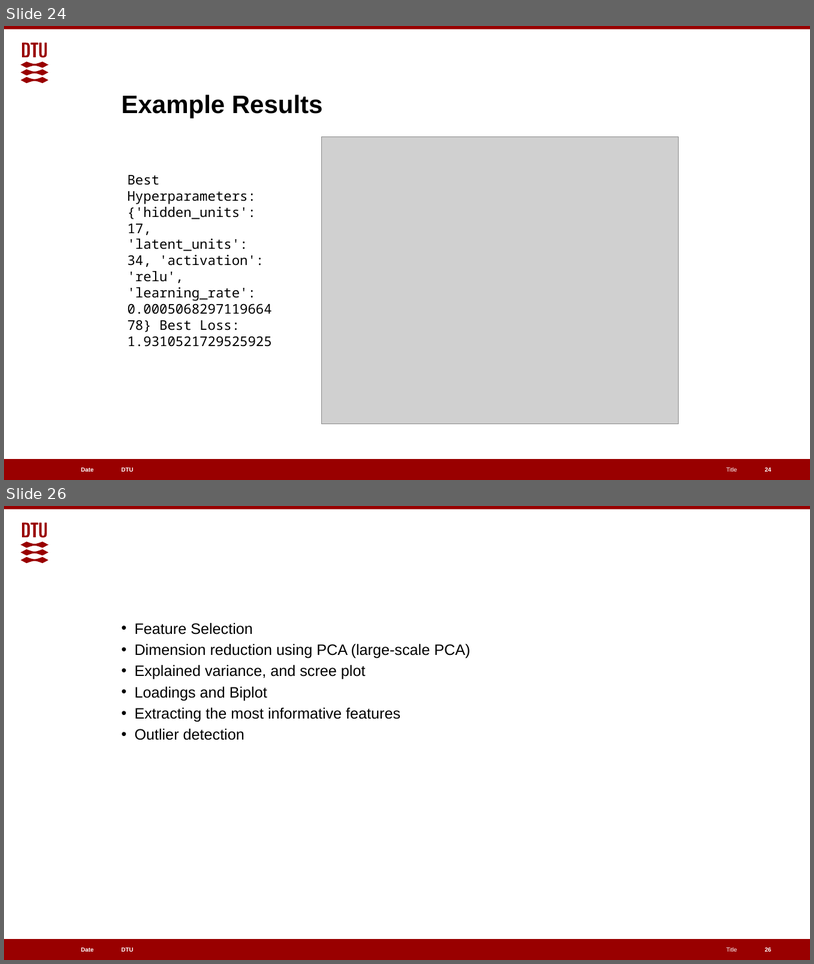
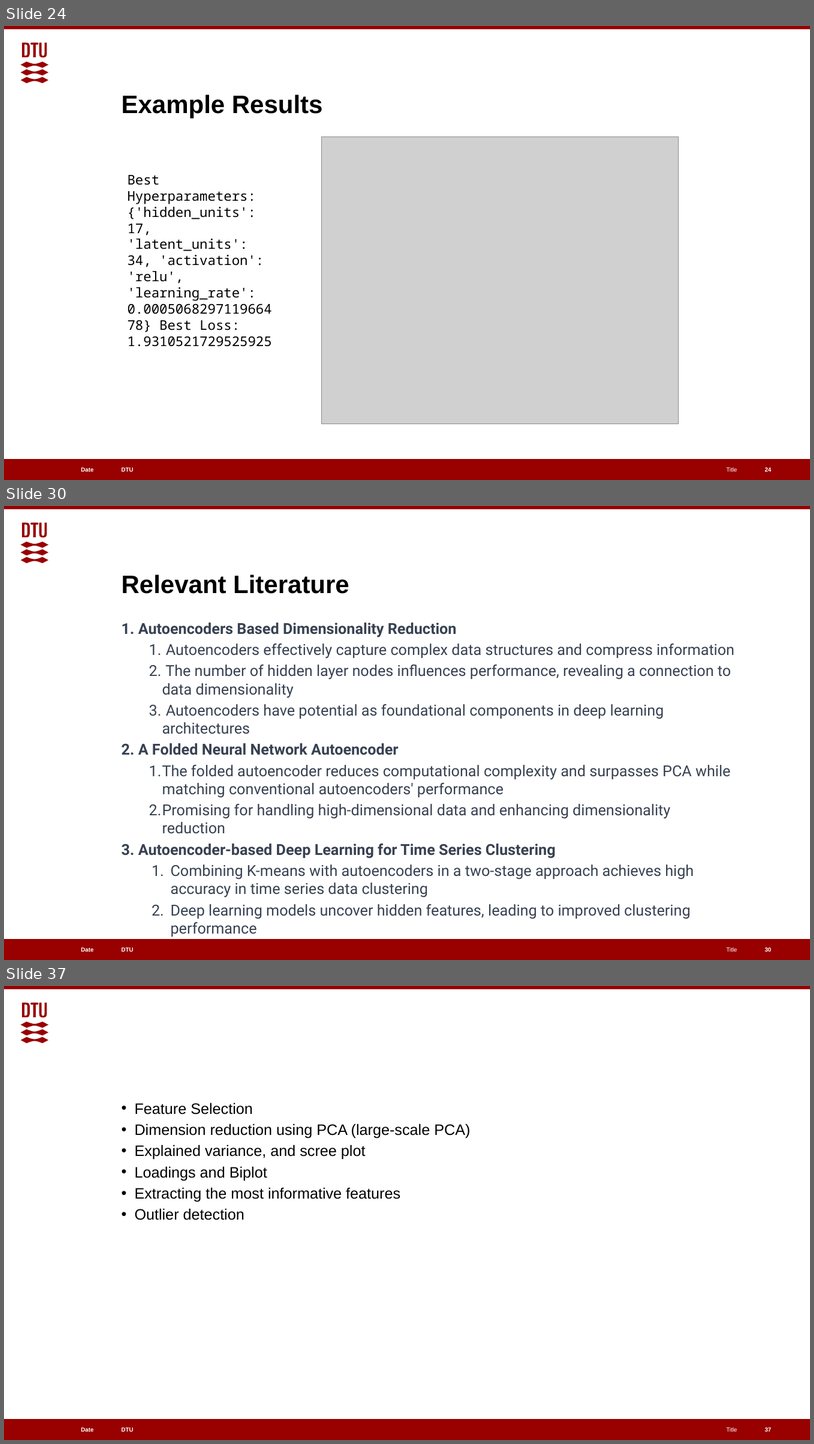
Before and after one commit to EGpineapples/Cell-Lifelines-Autoencoder, a slide deck: Classifying Metabolic Fluxes.pptx. Shown one above the other, each under a label of ours: slides 24 and 26 before the commit, slides 24, 30 and 37 after it; the slides between them are not shown. The pictures are 814x964 and 814x1444 pixels, drawn with LibreOffice and Linux fonts; fonts in the diff are those of the drawing; grey boxes stand for pictures. Boxes give left, top, right and bottom in pixels: in the first picture for what was removed or moved away, otherwise in the second. Text is boxed around its words. In the diff, an @@ line names an element or a change of style, - is before the commit and + after.

```diff
--- a/Classifying Metabolic Fluxes.pptx
+++ b/Classifying Metabolic Fluxes.pptx
@@ slide 30 added at bbox=[4, 506, 810, 960], background #FFFFFF; not listed: 6 template elements that a slide beside it also shows @@
@@ title added at bbox=[122, 574, 350, 594], 30 pt, text #000000, bold @@
+Relevant Literature
@@ text added at bbox=[138, 622, 735, 919], 18 pt, text #374151 @@
+1. Autoencoders Based Dimensionality Reduction
+    1. Autoencoders effectively capture complex data structures and compress information
+    2. The number of hidden layer nodes influences performance, revealing a connection to data dimensionality
+    3. Autoencoders have potential as foundational components in deep learning architectures
+2. A Folded Neural Network Autoencoder
+    1. The folded autoencoder reduces computational complexity and surpasses PCA while matching conventional autoencoders' performance
+    2. Promising for handling high-dimensional data and enhancing dimensionality reduction
+3. Autoencoder-based Deep Learning for Time Series Clustering
+  1. Combining K-means with autoencoders in a two-stage approach achieves high accuracy in time series data clustering
+  2. Deep learning models uncover hidden features, leading to improved clustering performance
@@ page number added at bbox=[765, 947, 772, 951], 7 pt, text #FFFFFF, bold @@
+30
@@ what was slide 26 is now slide 37 @@
@@ page number at bbox=[765, 1427, 772, 1431]: text changed @@
-26
+37
```
Also in this commit, not shown: 10 other slides added.
